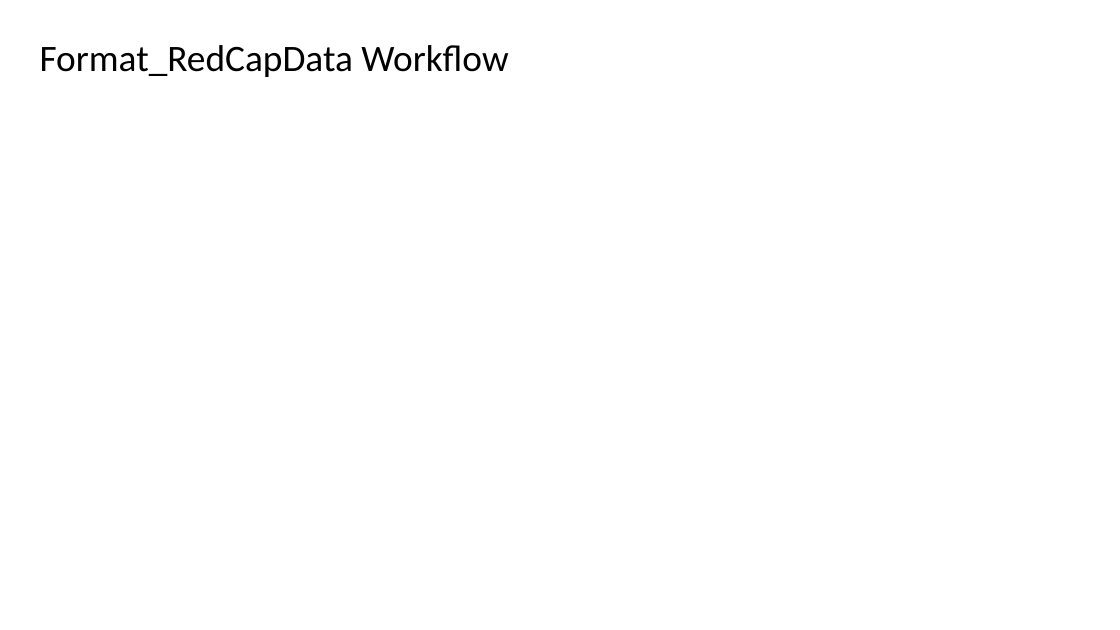
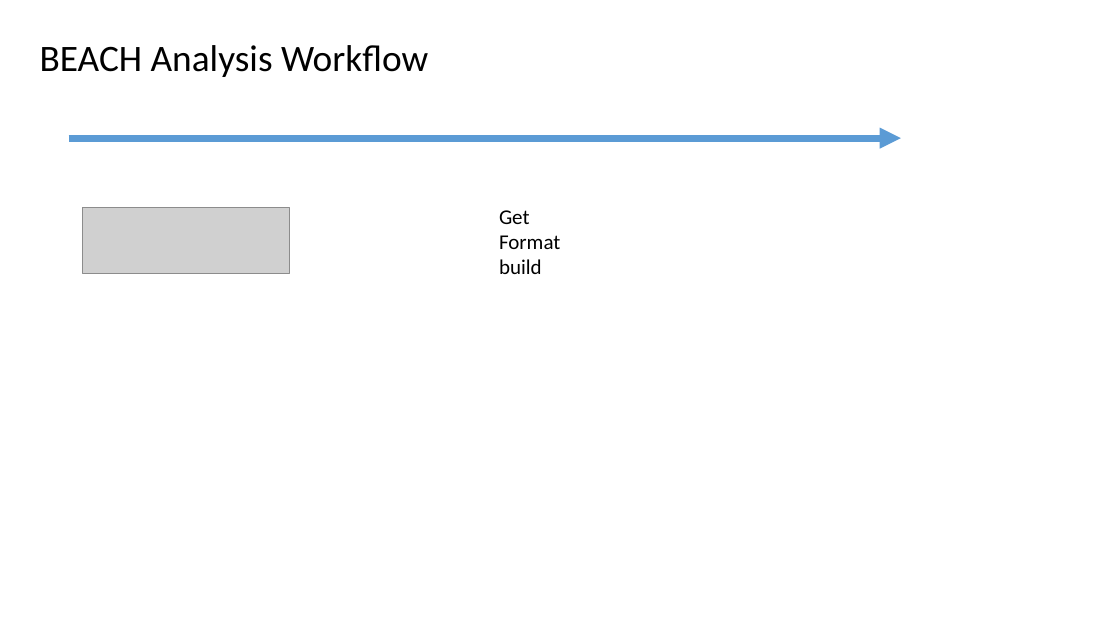
Before and after one commit to lemaslab/BEACH-reports, a slide deck: slide 4 of documents/presentation/workflows.pptx. Drawn at 1120x630 pixels with LibreOffice and Linux fonts; fonts in the diff are those of the drawing; grey boxes stand for pictures. Boxes give left, top, right and bottom in pixels: in the first picture for what was removed or moved away, otherwise in the second. Text is boxed around its words. In the diff, an @@ line names an element or a change of style, - is before the commit and + after.

Commit message:
added workflow draft: BEACH Analysis
I added some slides to help outline our BEACH analysis workflow using redcap. This includes the: get-format-build concept.

```diff
--- a/documents/presentation/workflows.pptx
+++ b/documents/presentation/workflows.pptx
@@ text at (x1=40, y1=45, x2=428, y2=77): text changed @@
-Format_RedCapData Workflow
+BEACH Analysis Workflow
@@ arrow added from (69, 138) to (901, 138), #5B9BD5 6 pt @@
@@ picture added at (x1=83, y1=208, x2=290, y2=273) @@
@@ text added at (x1=499, y1=210, x2=560, y2=274), 18 pt, text #000000 @@
+Get
+Format
+build
```
Also in this commit, not shown: 4 slides added, 1 slide removed.
